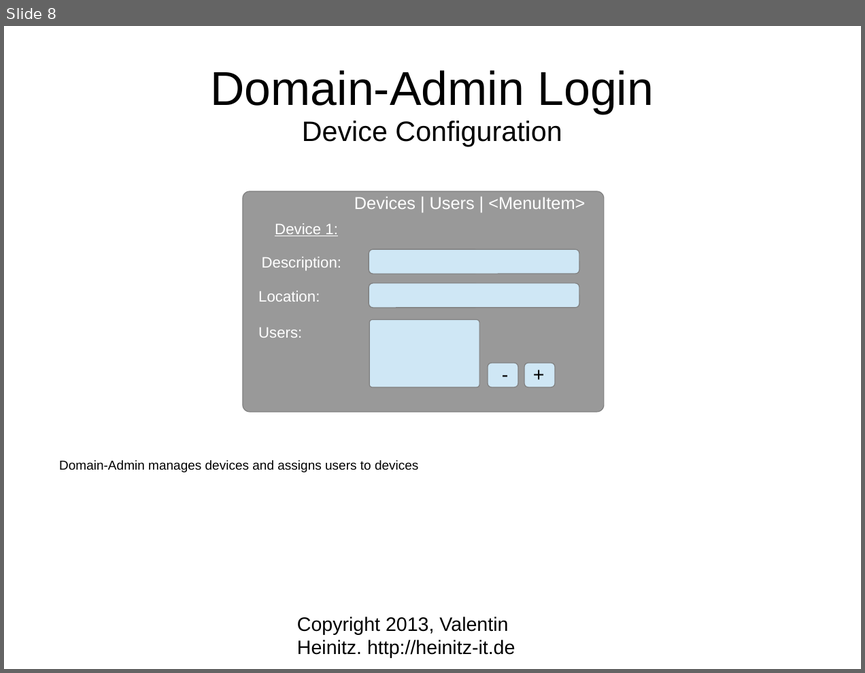
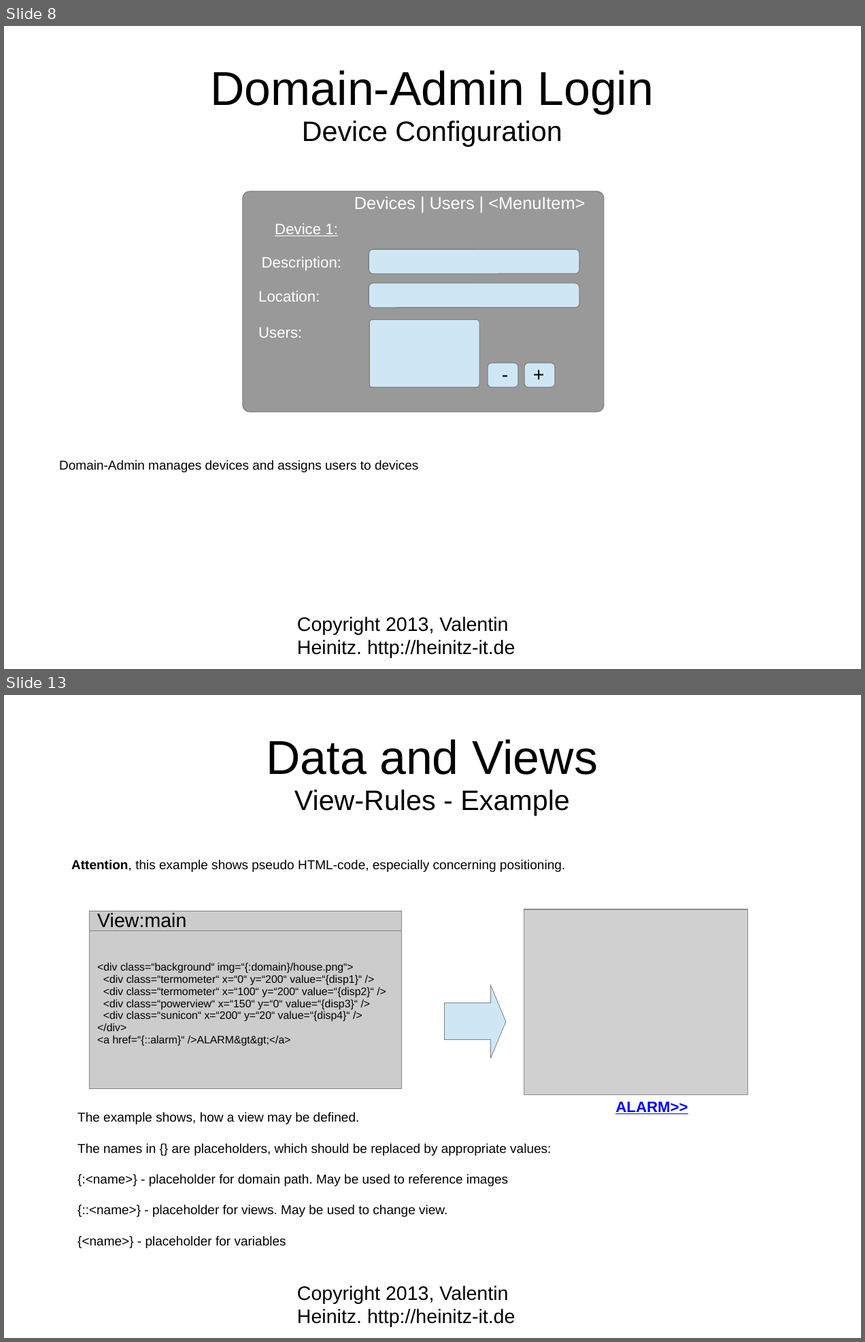
Before and after one commit to vheinitz/reatha, a slide deck: docu/TechPresentation.odp. Shown one above the other, each under a label of ours: slide 8 before the commit, slides 8 and 13 after it; the slides between them are not shown. The pictures are 865x673 and 865x1342 pixels, drawn with LibreOffice and Linux fonts; fonts in the diff are those of the drawing; grey boxes stand for pictures. Boxes give left, top, right and bottom in pixels: in the first picture for what was removed or moved away, otherwise in the second. Text is boxed around its words. In the diff, an @@ line names an element or a change of style, - is before the commit and + after.

Commit message:
Added spec for views, vars and transformations

```diff
--- a/docu/TechPresentation.odp
+++ b/docu/TechPresentation.odp
@@ slide 13 added at bbox=[4, 695, 861, 1338], background #FFFFFF @@
@@ title added at bbox=[266, 739, 598, 815], 26 pt, text #000000 @@
+Data and Views
+View-Rules - Example
@@ text added at bbox=[71, 860, 565, 872], 12 pt, text #000000 @@
+Attention, this example shows pseudo HTML-code, especially concerning positioning.
@@ rectangle added at bbox=[90, 911, 402, 932], fill #CCCCCC, outline #808080 0 pt, 18 pt, text #000000 @@
+View:main
@@ picture added at bbox=[524, 910, 747, 1096] @@
@@ rectangle added at bbox=[90, 930, 402, 1089], fill #CCCCCC, outline #808080 0 pt, 10 pt, text #000000 @@
+<div class=“background“ img=“{:domain}/house.png“>
+<div class=“termometer“ x=“0“ y=“200“ value=“{disp1}“ />
+<div class=“termometer“ x=“100“ y=“200“ value=“{disp2}“ />
+<div class=“powerview“ x=“150“ y=“0“ value=“{disp3}“ />
+<div class=“sunicon“ x=“200“ y=“20“ value=“{disp4}“ />
+</div>
+<a href=“{::alarm}“ />ALARM&gt&gt;</a>
@@ right arrow added at bbox=[445, 984, 507, 1057], fill #CFE7F5, outline #808080 0 pt @@
@@ text added at bbox=[615, 1101, 687, 1114], 14 pt, text #0000FF, bold, underline @@
+ALARM>>
@@ text added at bbox=[77, 1112, 551, 1248], 12 pt, text #000000 @@
+The example shows, how a view may be defined.
+The names in {} are placeholders, which should be replaced by appropriate values:
+{:<name>} - placeholder for domain path. May be used to reference images
+{::<name>} - placeholder for views. May be used to change view.
+{<name>} - placeholder for variables
@@ text added at bbox=[297, 1285, 515, 1327], 18 pt, text #000000 @@
+Copyright 2013, Valentin Heinitz. http://heinitz-it.de
```
Also in this commit, not shown: 1 slide changed, 4 other slides added.
